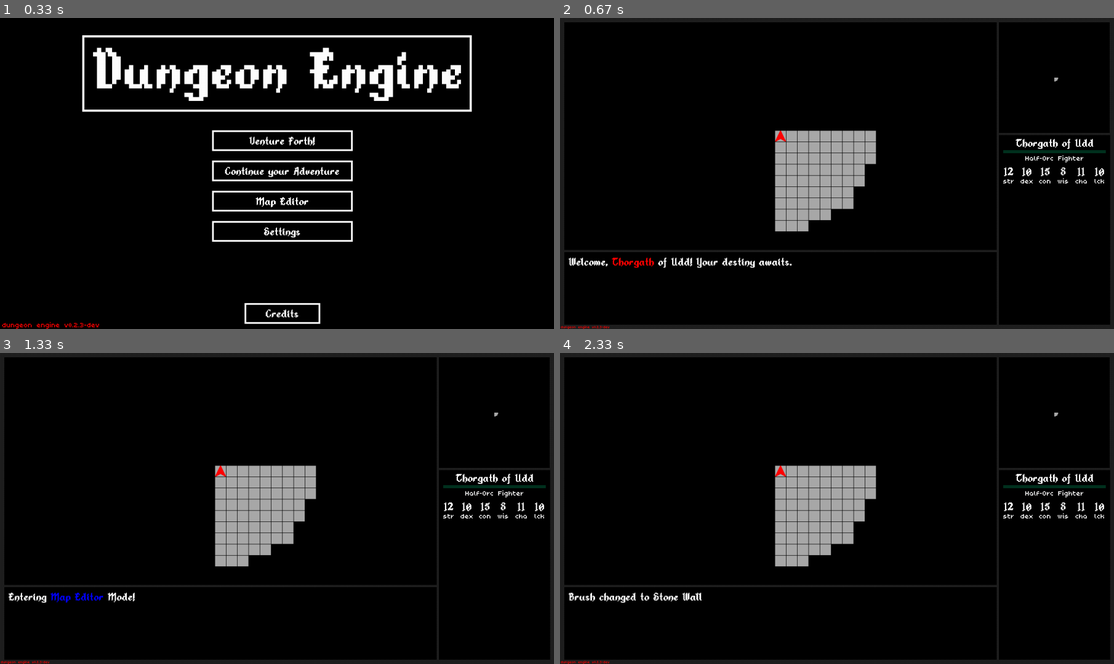
Above: before the commit, frames 1-4 (two rows, left to right).
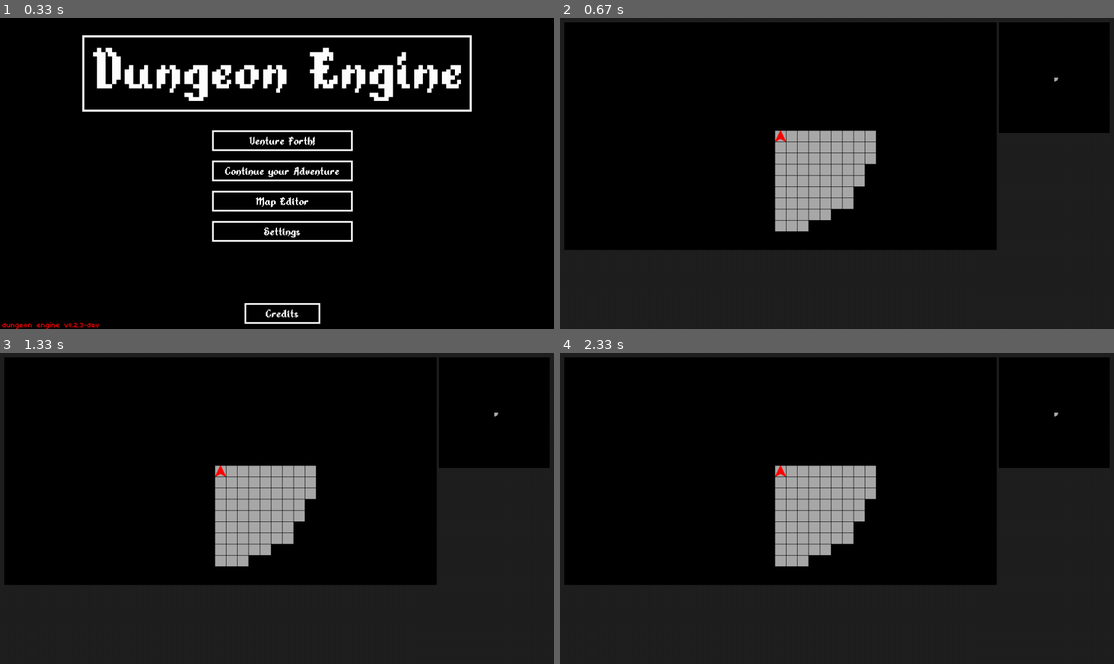
Above: after the commit, the same moments.

Repository: RidleyofZebes/dungeon-engine
Game: pygame game, started from dungeon_engine.py
Same seed, same stepped clock (60 frames per second), same inputs: the game is played once before the commit and once after it.
Inputs:
- Up to frame 1 (0.33 s): no input
- Up to frame 2 (0.67 s): click "Venture Forth!" at 0.38 s
- Up to frame 3 (1.33 s): hold ` 0.67-1.13 s; hold D 0.67-1.13 s; hold D from 1.17 s (still down)
- Up to frame 4 (2.33 s): release D at 1.63 s; hold W 1.67-2.13 s; tap 2 at 2.17 s

Frame 1 is identical in both runs. In frame 2, 30% of the frame differs, in the area x 0-100%, y 37-100%; in frame 3, 30%; in frame 4, 30%.

Commit message:
Implemented new highlighting for message box

Diff:
--- a/dungeon_engine.py
+++ b/dungeon_engine.py
@@ -237,10 +237,10 @@
             border_chk = -1
         if direction == "forward" and (border_chk < 0 or next_x < 0 or next_y < 0):
             print("Out of Area")
-            blockmsg = "You dare not tread into the <!green:>Fathomless <!green:>Void."
+            blockmsg = "You dare not tread into the <!green>Fathomless Void.</>"
         elif direction == "backward" and (border_chk < 0 or prev_x < 0 or prev_y < 0):
             print("Out of Area")
-            blockmsg = "You dare not back into the <!green:>Fathomless <!green:>Void."
+            blockmsg = "You dare not back into the <!green>Fathomless Void.</>"
         elif blocked:
             print("Blocked")
             blockmsg = "There's %s in the way." % p.a(block_type)
@@ -490,42 +490,31 @@
 #                           items[itemname]['color'],
 #                           items[itemname]['isWall']))
 
-def message(text, *texloc, color=white):  # TODO: Implement new word highlighting syntax.
+def message(words, *location):
+    words = colortag.decode(words)
+    max_width = 800
     textbox = pygame.Surface((gs.textbox_size[0], gs.textbox_size[1]))
-    defaultcolor = color
-    words = [word.split(' ') for word in text.splitlines()]  # 2D array where each row is a list of words.
-    space = font.size(' ')[0]  # The width of a space.
-    max_width, max_height = 999, 168
-    if not texloc:
+    if not location:
         pos = 10, 10
     else:
-        pos = texloc
-    x, y = pos
-    for line in words:
-        for word in line:
-            color = defaultcolor
-            # Searches for text wrapped in <!these characters:>, which is used here to change the color of the word.
-            if re.search('<!(.*):>', word):
-                colorcheck = re.search('<!(.*):>', word)  # Assigns the captured string to a variable.
-                strip = re.sub(r'\W', "", colorcheck.group())  # Removes everything from the string except the word.
-                # Removes the flag and keyword from the text for cleanup.
-                word = re.sub(colorcheck.group(), "", word)
-                # Re-renders and gets the new size of the word after the flag has been removed.
-                word_surface = font.render(word, False, color)
-                word_width, word_height = word_surface.get_size()
-                color = eval(strip)
-                if x + word_width >= max_width:
-                    x = pos[0]
-                    y += word_height
-            word_surface = font.render(word, 0, color)
-            word_width, word_height = word_surface.get_size()
-            if x + word_width >= max_width:
-                x = pos[0]  # Reset the x.
-                y += word_height  # Start on new row.
-            textbox.blit(word_surface, (x, y))
-            x += word_width + space
-        x = pos[0]  # Reset the x.
-        y += word_height  # Start on new row.
+        pos = location
+    x, y = pos[0], pos[1]
+    for word, color in words:
+        space = font.size(' ')[0]
+        each_word = font.render(word, False, eval(color))
+        word_width, word_height = each_word.get_size()
+        if word == "<br>":
+            y += word_height
+            x = pos[0]
+            each_word = font.render("", False, eval(color))
+            word_width, word_height = each_word.get_size()
+            space = 0
+        if x + word_width >= max_width:
+            x = pos[0]
+            y += word_height
+        textbox.blit(each_word, (x, y))
+        x += word_width + space
+    pygame.display.update()
     gw.blit(textbox, (10, 542))
 
 
@@ -686,7 +675,7 @@
         map.reset()
         newgame()
 
-    textbox = "Welcome, <!red:>%s! Your destiny awaits." % (player.name)
+    textbox = "Welcome, <!red>%s!</> Your destiny awaits." % (player.name)
 
     RAYS = 360  # Should be 360!
 
@@ -817,7 +806,7 @@
                         row = (pos[1] - map.offsetX - 10) // (map.tile_size + map.tile_margin)
                         print("Right Click ", pos, "Grid coordinates: ", row, column)
                         if row == player.x and column == player.y:
-                            textbox = "You see a tall, good looking... Wait a minute, that's <!blue:>you."
+                            textbox = "You see a tall, good looking... Wait a minute, that's <!blue>you.</>"
                             print(tile_desc)
                         elif next((mob for mob in entities.mobs if (row, column) == (mob.x, mob.y)), 0) and map.grid[row][column]["isVisible"] == 1:
                             mob = next((mob for mob in entities.mobs if (row, column) == (mob.x, mob.y)), 0)
@@ -858,7 +847,7 @@
                             textbox = player.examine()
                         except IndexError:
                             print("Nope.")
-                            textbox = "You gaze into the <!green:>Fathomless <!green:>Void... and the Void gazes back!"
+                            textbox = "You gaze into the <!green>Fathomless Void...</> and the Void gazes back!"
                     if event.key == pygame.K_ESCAPE:
                         print("Shutting down...")
                         gs.running = False
@@ -946,11 +935,11 @@
                     if not gs.mapedit:
                         gs.mapedit = True
                         print("Entering Map Editor Mode!")
-                        textbox = "Entering <!blue:>Map <!blue:>Editor Mode!"
+                        textbox = "Entering <!blue>Map blue</>Editor Mode!"
                     elif gs.mapedit:
                         gs.mapedit = False
                         print("Map Editor Disabled...")
-                        textbox = "Map Editor <!red:>Disabled..."
+                        textbox = "Map Editor <!red>Disabled...</>"
 
         """ Begin drawing the game screen """
 
--- a/res/misc/colortag.py
+++ b/res/misc/colortag.py
@@ -47,11 +47,6 @@
         if not redundant:
             compiled.append([a[0], default_color])
 
-    ''' Testing, ignore these '''
-    # print(compiled)
-    # for word in compiled:
-    #     tc.cprint(word[0], word[1], end=" ")
-
     return compiled
 
 
